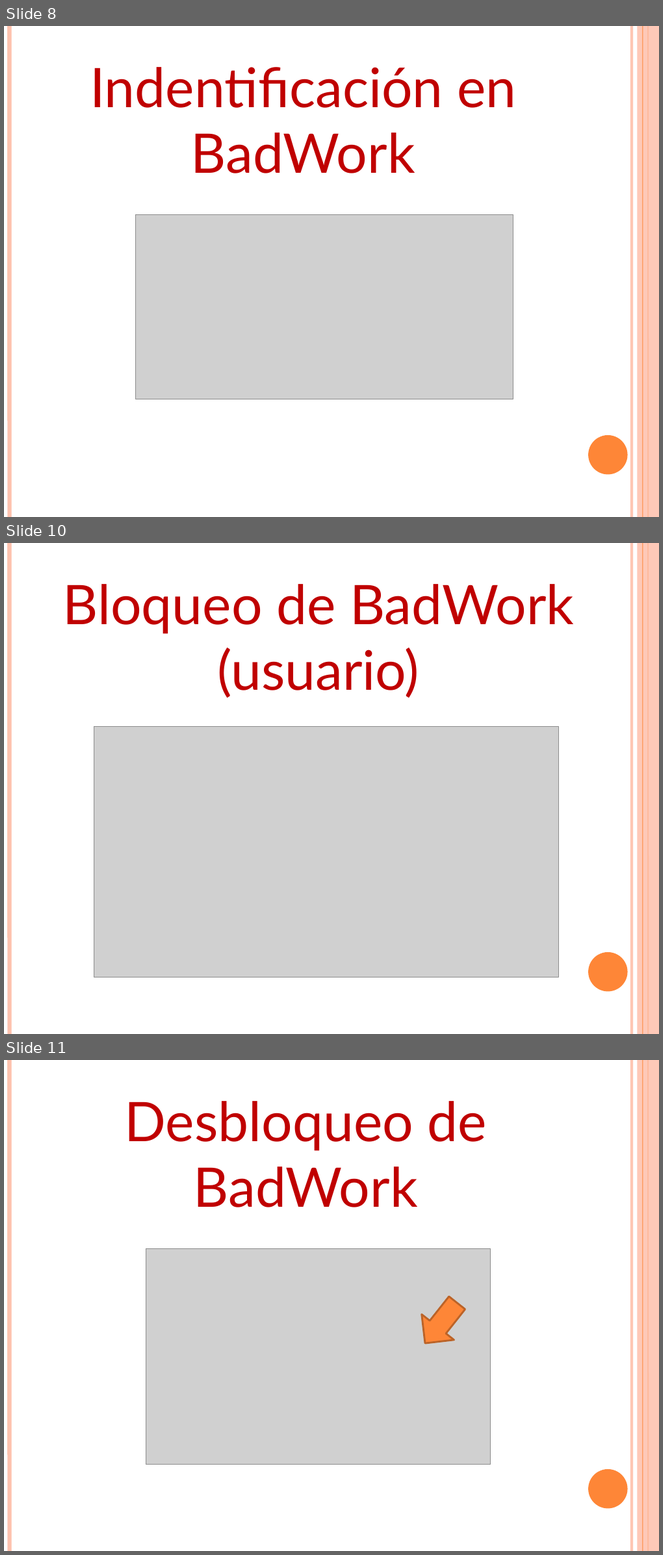
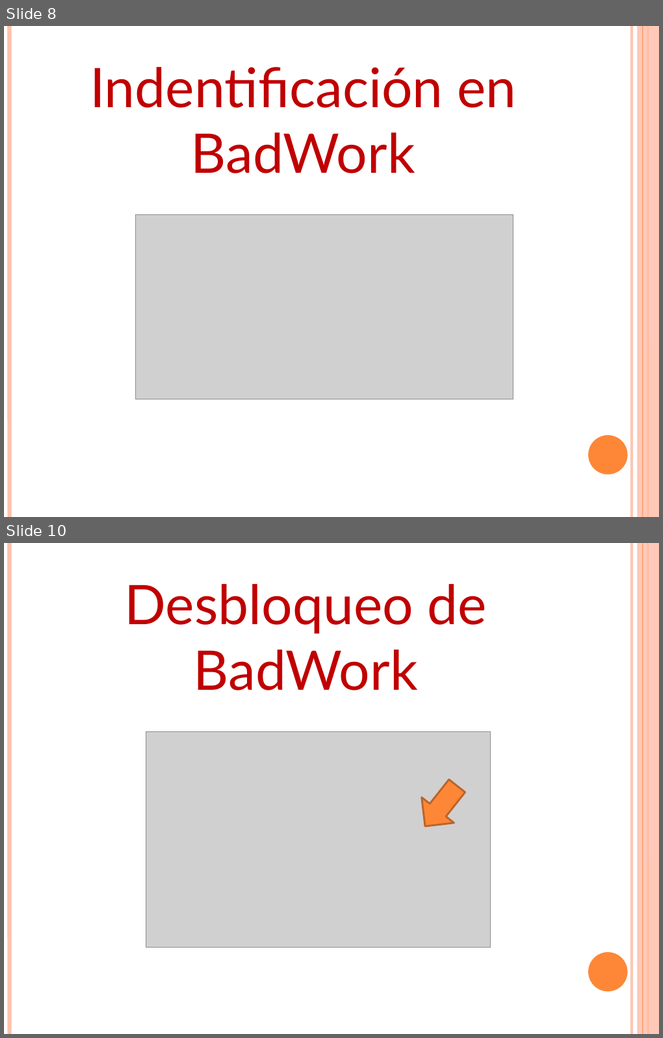
Before and after one commit to karlosDAW/badwork, a slide deck: badwork.pptx. Shown one above the other, each under a label of ours: slides 8, 10 and 11 before the commit, slides 8 and 10 after it; the slides between them are not shown. The pictures are 663x1555 and 663x1038 pixels, drawn with LibreOffice and Linux fonts; fonts in the diff are those of the drawing; grey boxes stand for pictures. Boxes give left, top, right and bottom in pixels: in the first picture for what was removed or moved away, otherwise in the second. Text is boxed around its words. In the diff, an @@ line names an element or a change of style, - is before the commit and + after.

```diff
--- a/badwork.pptx
+++ b/badwork.pptx
@@ slide 10 removed at box(4, 543, 659, 1034), background #FFFFFF; not listed: 6 template elements that a slide beside it also shows @@
@@ text removed at box(63, 584, 574, 698) @@
-Bloqueo de BadWork (usuario)
@@ picture removed at box(94, 727, 559, 978) @@
@@ what was slide 11 is now slide 10 @@
```
Also in this commit, not shown: 3 slides changed, 3 other slides removed, 3 other files.
